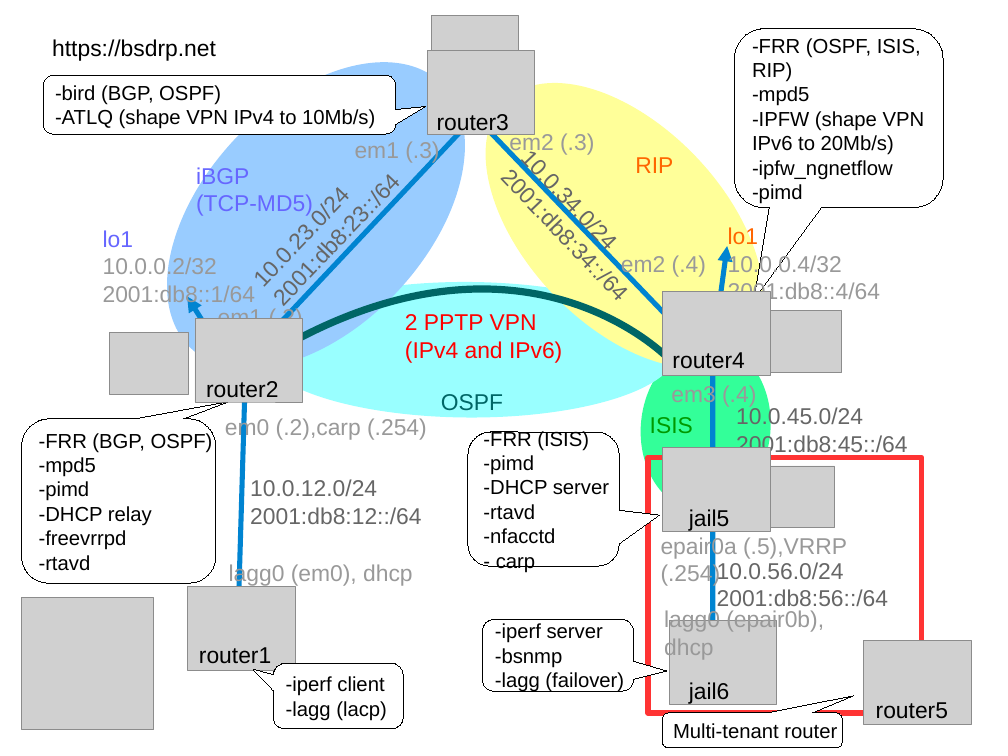
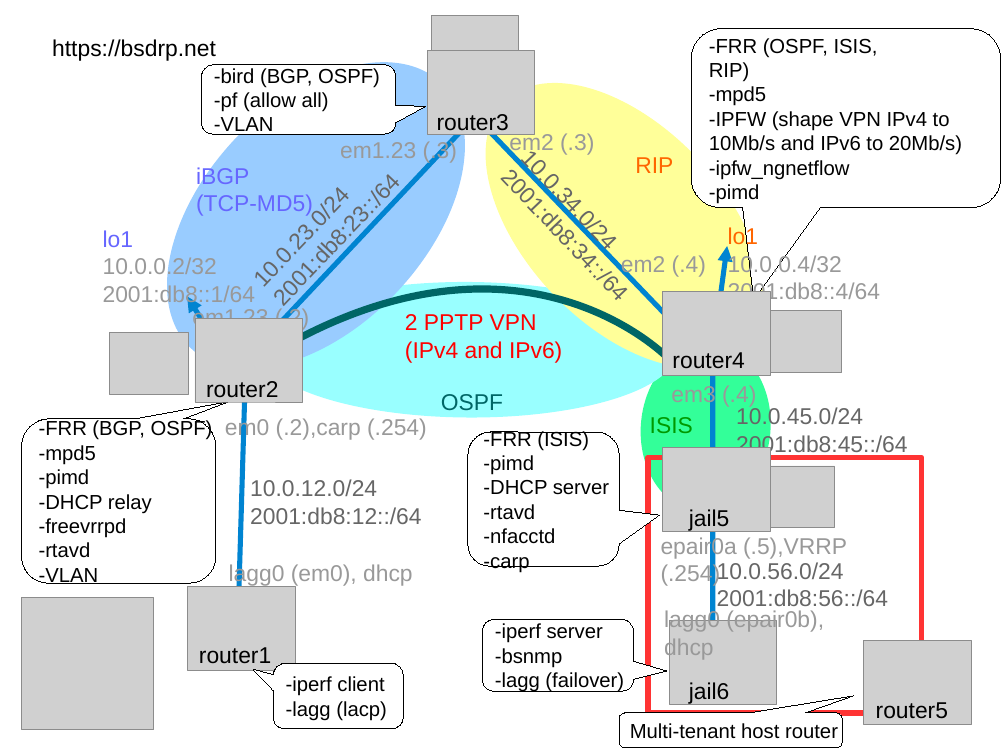
Before and after one commit to ocochard/BSDRP, a slide deck: slide 23 of docs/labs.examples.odp (slide 19 before the commit). Drawn at 1008x756 pixels with LibreOffice and Linux fonts; fonts in the diff are those of the drawing; grey boxes stand for pictures. Boxes give left, top, right and bottom in pixels: in the first picture for what was removed or moved away, otherwise in the second. Text is boxed around its words. In the diff, an @@ line names an element or a change of style, - is before the commit and + after.

```diff
--- a/docs/labs.examples.odp
+++ b/docs/labs.examples.odp
@@ rounded speech box "-FRR (OSPF, ISIS," at (692, 28, 1002, 208): proportions changed @@
@@ rounded speech box "-FRR (OSPF, ISIS,": place and size @@
-rounded speech box "-FRR (OSPF, ISIS," at (735, 28, 943, 208)
+rounded speech box "-FRR (OSPF, ISIS," at (692, 28, 1002, 208)
@@ rounded speech box removed at (43, 75, 396, 134) @@
--bird (BGP, OSPF)
--ATLQ (shape VPN IPv4 to 10Mb/s)
@@ rounded speech box added at (201, 65, 396, 134), fill #FFFFFF, outline #000000 0 pt, 16 pt, text #000000 @@
+-bird (BGP, OSPF)
+-pf (allow all)
+-VLAN
@@ text in rounded speech box at (709, 111, 962, 155): text changed @@
--IPFW (shape VPN
-IPv6 to 20Mb/s)
+-IPFW (shape VPN IPv4 to
+10Mb/s and IPv6 to 20Mb/s)
@@ text at (340, 139, 457, 163): text changed @@
-em1 (.3)
+em1.23 (.3)
@@ text at (192, 306, 309, 330): text changed @@
-em1 (.2)
+em1.23 (.2)
@@ text in rounded speech box at (39, 568, 99, 584): paragraph added @@
+-VLAN
@@ text in rounded speech box at (483, 557, 529, 573): spaces changed @@
-- carp
+-carp
@@ rounded speech box "Multi-tenant host router": place and size @@
-rounded speech box "Multi-tenant host router" at (662, 713, 842, 748)
+rounded speech box "Multi-tenant host router" at (619, 713, 842, 748)
@@ rounded speech box "Multi-tenant host router" at (619, 713, 842, 748): proportions changed @@
@@ text in rounded speech box at (630, 723, 838, 739): text changed @@
-Multi-tenant router
+Multi-tenant host router
```
Also in this commit, not shown: 7 other slides changed, 7 slides added, 1 slide removed, 11 other files.
